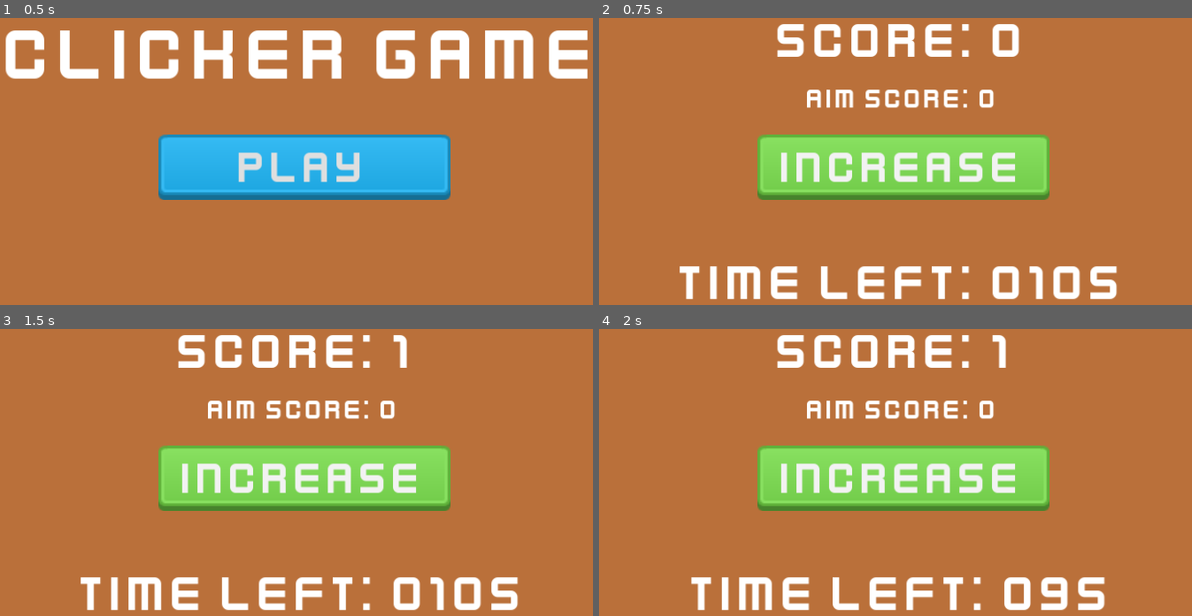
Above: before the commit, frames 1-4 (two rows, left to right).
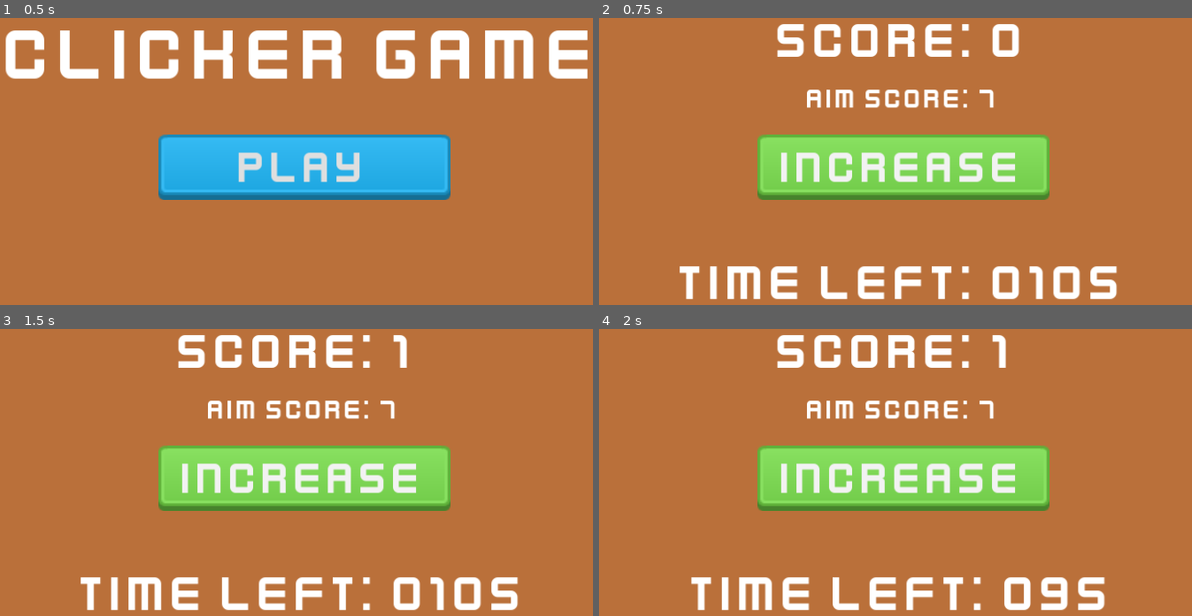
Above: after the commit, the same moments.

Repository: dspad/GodotMobileProject
Game: Godot game, scene res://Menu.tscn
Same seed, same stepped clock (60 frames per second), same inputs: the game is played once before the commit and once after it.
Inputs:
- Up to frame 1 (0.5 s): no input
- Up to frame 2 (0.75 s): click "Play" at 0.5 s
- Up to frame 3 (1.5 s): click "Increase" at 1.25 s
- Up to frame 4 (2 s): no input

Frame 1 is identical in both runs. In frame 2, less than 0.1% of the frame differs, in the area x 64-67%, y 24-32%; in frame 3, less than 0.1%; in frame 4, less than 0.1%.

Commit message:
Win scene login

Diff:
--- a/Main.tscn
+++ b/Main.tscn
@@ -24,6 +24,7 @@
 grow_horizontal = 2
 grow_vertical = 2
 script = ExtResource("1_84wu7")
+aim_score = 7
 time_left = 10
 
 [node name="IncreaseScoreButton" type="Button" parent="."]
--- /dev/null
+++ b/Win.tscn
@@ -0,0 +1,99 @@
+[gd_scene load_steps=10 format=3 uid="uid://d4hxf5s65r11j"]
+
+[ext_resource type="Script" path="res://win.gd" id="1_o0dbm"]
+[ext_resource type="FontFile" uid="uid://c3tfupipflthx" path="res://Font/kenvector_future_thin.ttf" id="1_sjr5l"]
+[ext_resource type="Texture2D" uid="uid://bud12dwhwxt5i" path="res://PNG/blue_button04.png" id="2_k6xkl"]
+[ext_resource type="Texture2D" uid="uid://dnh2gaoxcxuhe" path="res://PNG/blue_button05.png" id="3_uw3vh"]
+
+[sub_resource type="StyleBoxTexture" id="StyleBoxTexture_n71yp"]
+
+[sub_resource type="StyleBoxTexture" id="StyleBoxTexture_esqy2"]
+texture = ExtResource("2_k6xkl")
+
+[sub_resource type="StyleBoxTexture" id="StyleBoxTexture_7ggwf"]
+texture = ExtResource("3_uw3vh")
+
+[sub_resource type="StyleBoxTexture" id="StyleBoxTexture_bs21o"]
+texture = ExtResource("2_k6xkl")
+
+[sub_resource type="GDScript" id="GDScript_se40y"]
+script/source = "extends Button
+
+
+func _on_home_button_pressed() -> void:
+	pass # Replace with function body.
+
+
+func _on_pressed() -> void:
+	pass # Replace with function body.
+"
+
+[node name="Win" type="Control"]
+layout_mode = 3
+anchors_preset = 15
+anchor_right = 1.0
+anchor_bottom = 1.0
+grow_horizontal = 2
+grow_vertical = 2
+script = ExtResource("1_o0dbm")
+
+[node name="YouWonLabel" type="Label" parent="."]
+layout_mode = 1
+anchors_preset = 5
+anchor_left = 0.5
+anchor_right = 0.5
+offset_left = -205.0
+offset_top = 69.0
+offset_right = 205.0
+offset_bottom = 166.0
+grow_horizontal = 2
+theme_override_fonts/font = ExtResource("1_sjr5l")
+theme_override_font_sizes/font_size = 100
+text = "you won!"
+
+[node name="HomeButton" type="Button" parent="."]
+layout_mode = 1
+anchors_preset = 8
+anchor_left = 0.5
+anchor_top = 0.5
+anchor_right = 0.5
+anchor_bottom = 0.5
+offset_left = -137.0
+offset_top = -138.0
+offset_right = 134.0
+offset_bottom = -50.0
+grow_horizontal = 2
+grow_vertical = 2
+theme_override_fonts/font = ExtResource("1_sjr5l")
+theme_override_font_sizes/font_size = 75
+theme_override_styles/focus = SubResource("StyleBoxTexture_n71yp")
+theme_override_styles/hover = SubResource("StyleBoxTexture_esqy2")
+theme_override_styles/pressed = SubResource("StyleBoxTexture_7ggwf")
+theme_override_styles/normal = SubResource("StyleBoxTexture_bs21o")
+text = "Home"
+
+[node name="PlayAgainButton" type="Button" parent="."]
+layout_mode = 1
+anchors_preset = 8
+anchor_left = 0.5
+anchor_top = 0.5
+anchor_right = 0.5
+anchor_bottom = 0.5
+offset_left = -264.0
+offset_top = -28.0
+offset_right = 261.0
+offset_bottom = 60.0
+grow_horizontal = 2
+grow_vertical = 2
+theme_override_fonts/font = ExtResource("1_sjr5l")
+theme_override_font_sizes/font_size = 75
+theme_override_styles/focus = SubResource("StyleBoxTexture_n71yp")
+theme_override_styles/hover = SubResource("StyleBoxTexture_esqy2")
+theme_override_styles/pressed = SubResource("StyleBoxTexture_7ggwf")
+theme_override_styles/normal = SubResource("StyleBoxTexture_bs21o")
+text = "Play Again
+"
+script = SubResource("GDScript_se40y")
+
+[connection signal="pressed" from="HomeButton" to="." method="_on_home_button_pressed"]
+[connection signal="pressed" from="PlayAgainButton" to="." method="_on_play_again_button_pressed"]
--- a/main.gd
+++ b/main.gd
@@ -1,15 +1,19 @@
 extends Control
 
 var score : int = 0
+@export var aim_score : int = 10
 @export var time_left : int = 5
 
 func _ready() -> void:
 	$TimeLeftLabel.text = "Time left: 0" + str(time_left) + "s"
+	$AimScoreLabel.text = "Aim score: " + str(aim_score)
 
 func _on_increase_score_button_pressed() -> void:
 	score += 1
 	$ScoreLabel.text = "Score: " + str(score)
 	Input.vibrate_handheld(125)
+	if score == aim_score:
+		get_tree().change_scene_to_file("res://Win.tscn")
 
 
 func _on_time_left_timer_timeout() -> void:
--- /dev/null
+++ b/win.gd
@@ -0,0 +1,9 @@
+extends Control
+
+
+func _on_home_button_pressed() -> void:
+	get_tree().change_scene_to_file("res://Menu.tscn")
+
+
+func _on_play_again_button_pressed() -> void:
+	get_tree().change_scene_to_file("res://Main.tscn")
